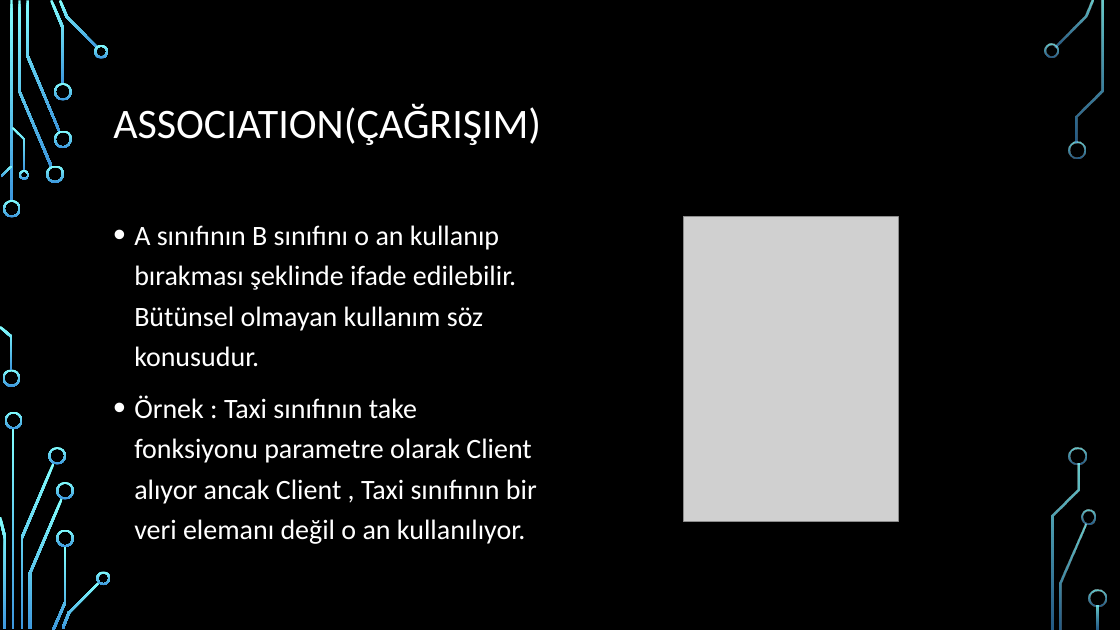
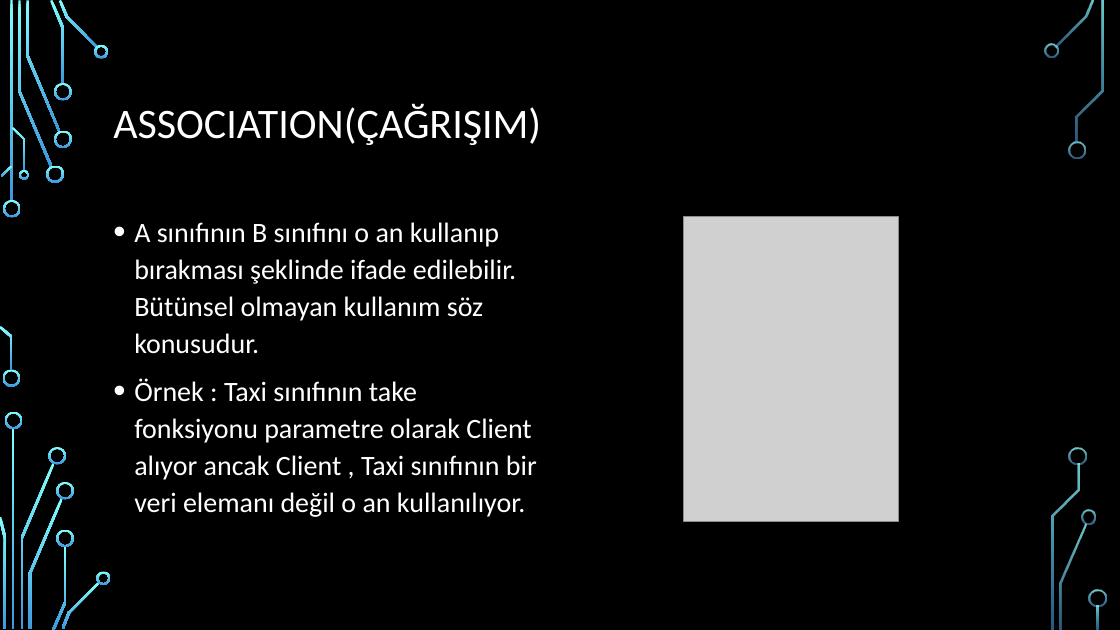
Before and after one commit to burakduman-bilgeadam/sunum, a slide deck: slide 21 of OOPPart2.pptx. Drawn at 1120x630 pixels with LibreOffice and Linux fonts; fonts in the diff are those of the drawing; grey boxes stand for pictures; background and template pictures are left out. Boxes give left, top, right and bottom in pixels: in the first picture for what was removed or moved away, otherwise in the second. Text is boxed around its words. In the diff, an @@ line names an element or a change of style, - is before the commit and + after.

Commit message:
oop update

```diff
--- a/OOPPart2.pptx
+++ b/OOPPart2.pptx
@@ text "A sınıfının B sınıfını o ..." at bbox=[134, 222, 537, 517]: line spacing 1.2 to 1.1 @@
```
Also in this commit, not shown: 2 other slides changed, 34 slides added.
